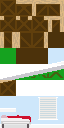
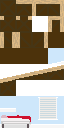
Two versions of the same layered image (64px x 128px). Layer-by-layer changes:
added layer "4_Big10 copy" above "4_Big10" over [0, 0, 64, 96]
hid "House1TileSheet - Copy.png" over [0, 0, 64, 96]
